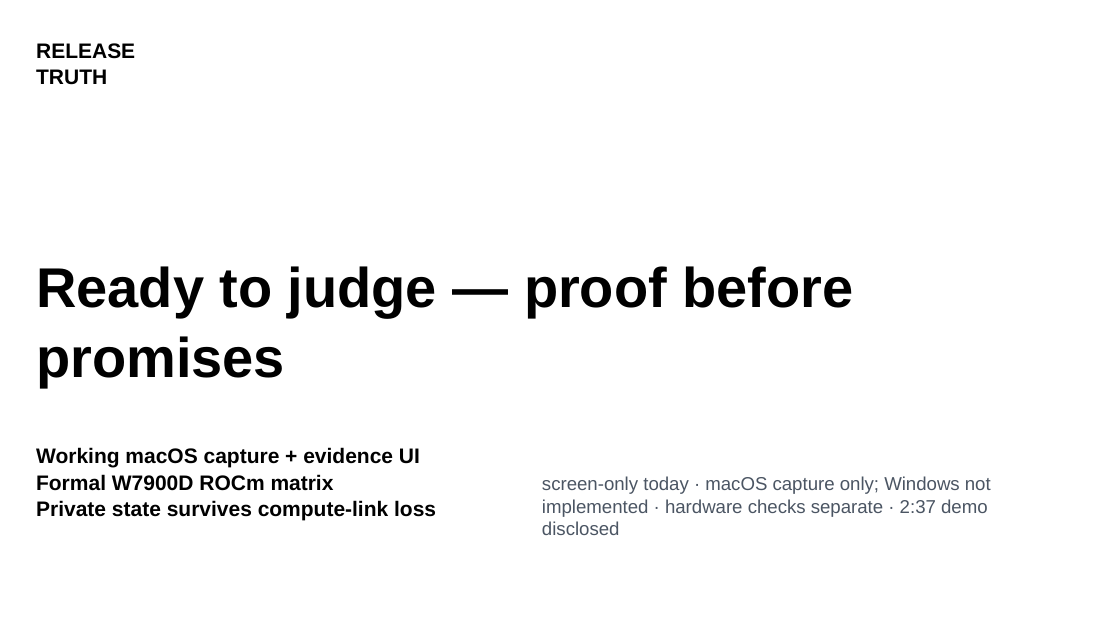
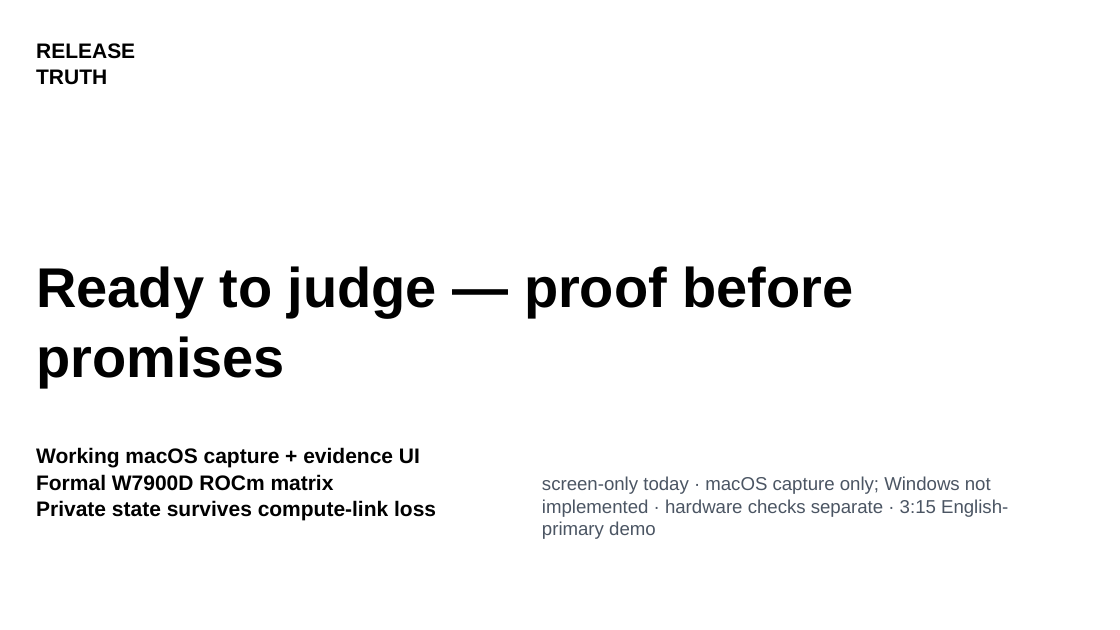
Before and after one commit to Aidenwu0209/localwork, a slide deck: slide 7 of docs/submission/DejaView-Track2-Presentation.pptx. Drawn at 1120x630 pixels with LibreOffice and Linux fonts; fonts in the diff are those of the drawing. Boxes give left, top, right and bottom in pixels: in the first picture for what was removed or moved away, otherwise in the second. Text is boxed around its words. In the diff, an @@ line names an element or a change of style, - is before the commit and + after.

Commit message:
feat: finish P3.19 local evidence before CI accept
Sync the Track 2 PPTX to the 3:15 English-primary demo, pin Actions to
immutable SHAs, and record the live READY/recall/fallback/UI/clean-checkout
proof while keeping P3.19 doing until pushed CI is green.

```diff
--- a/docs/submission/DejaView-Track2-Presentation.pptx
+++ b/docs/submission/DejaView-Track2-Presentation.pptx
@@ text at (542,476,1008,539): text changed @@
-screen-only today · macOS capture only; Windows not implemented · hardware checks separate · 2:37 demo disclosed
+screen-only today · macOS capture only; Windows not implemented · hardware checks separate · 3:15 English-primary demo
```
Also in this commit, not shown: 5 other files.
